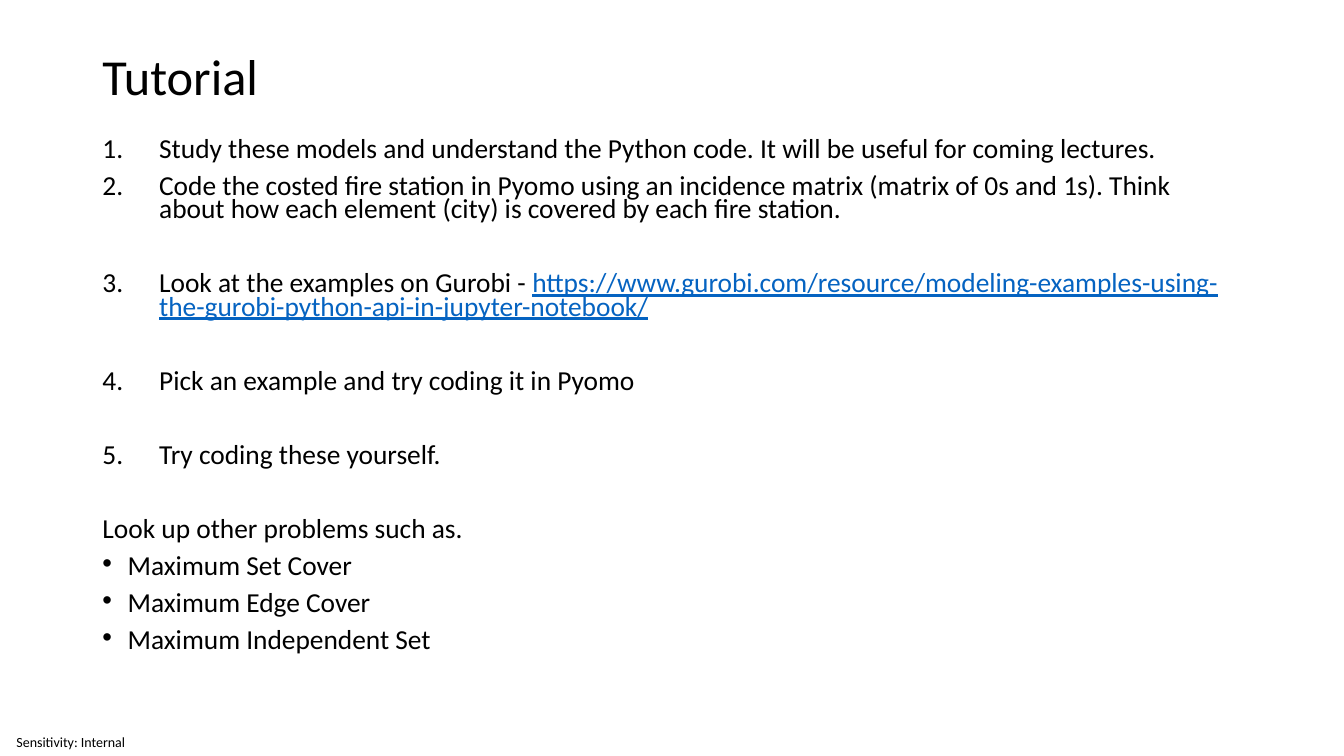
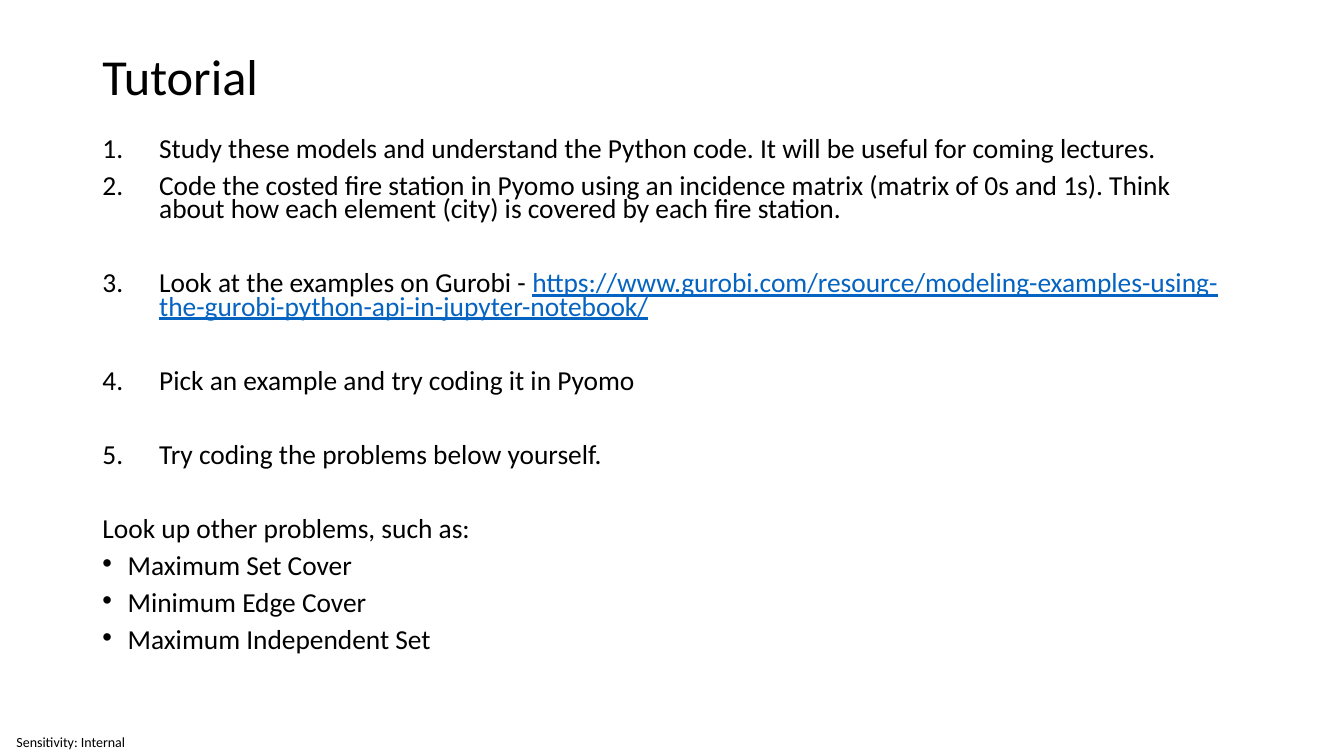
Before and after one commit to invariantum/operational_research, a slide deck: slide 28 of content/Lectures/Semester 1/Week 06 - Integer Linear Programming - Further Problems/5 Source Files/Week 6 - Integer Linear Programming - Further Problems.pptx. Drawn at 1344x756 pixels with LibreOffice and Linux fonts; fonts in the diff are those of the drawing. Boxes give left, top, right and bottom in pixels: in the first picture for what was removed or moved away, otherwise in the second. Text is boxed around its words. In the diff, an @@ line names an element or a change of style, - is before the commit and + after.

```diff
--- a/content/Lectures/Semester 1/Week 06 - Integer Linear Programming - Further Problems/5 Source Files/Week 6 - Integer Linear Programming - Further Problems.pptx
+++ b/content/Lectures/Semester 1/Week 06 - Integer Linear Programming - Further Problems/5 Source Files/Week 6 - Integer Linear Programming - Further Problems.pptx
@@ text at (102, 445, 602, 543): text changed @@
-5. Try coding these yourself.
-Look up other problems such as.
+5. Try coding the problems below yourself.
+Look up other problems, such as:
@@ text at (128, 593, 366, 617): text changed @@
-• Maximum Edge Cover
+• Minimum Edge Cover
```
Also in this commit, not shown: 4 other slides changed, 13 other files.
